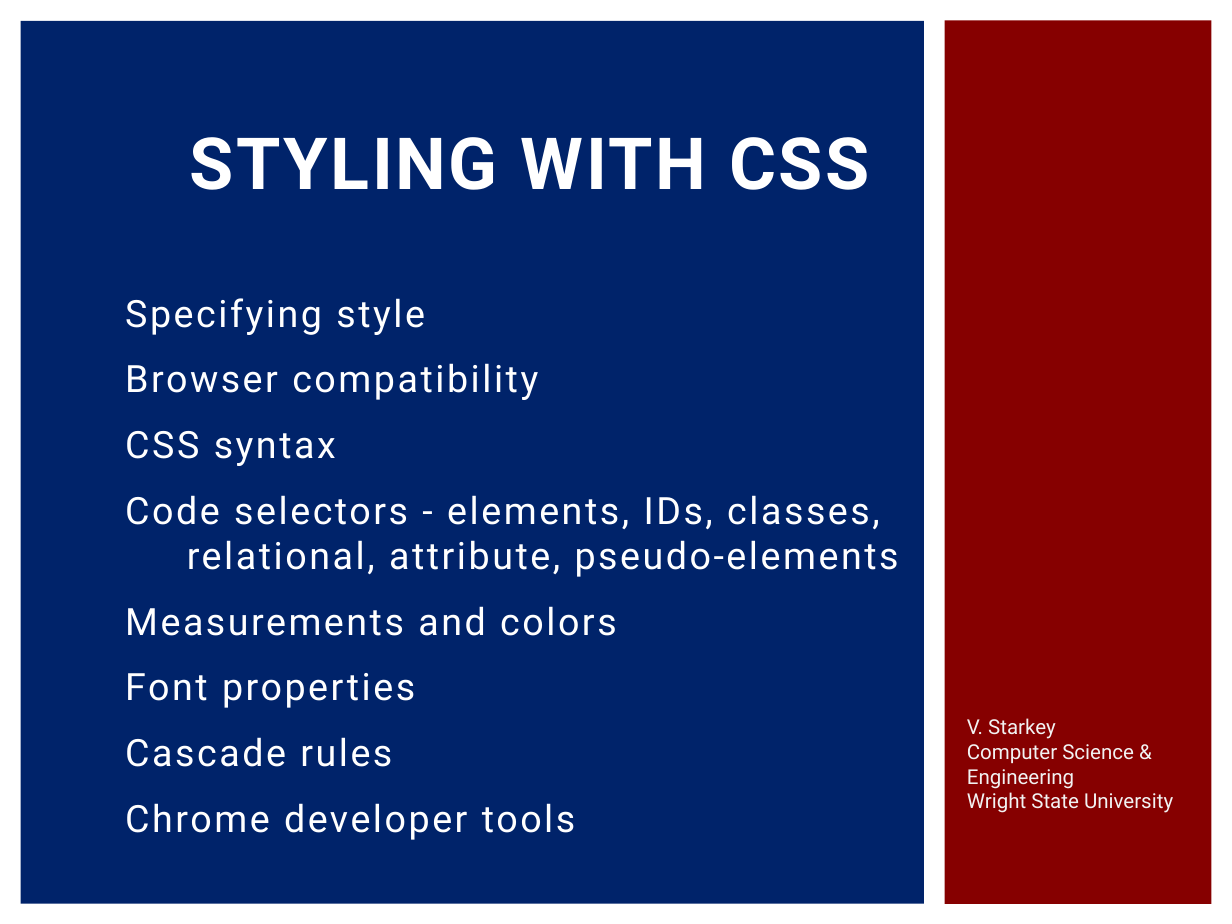
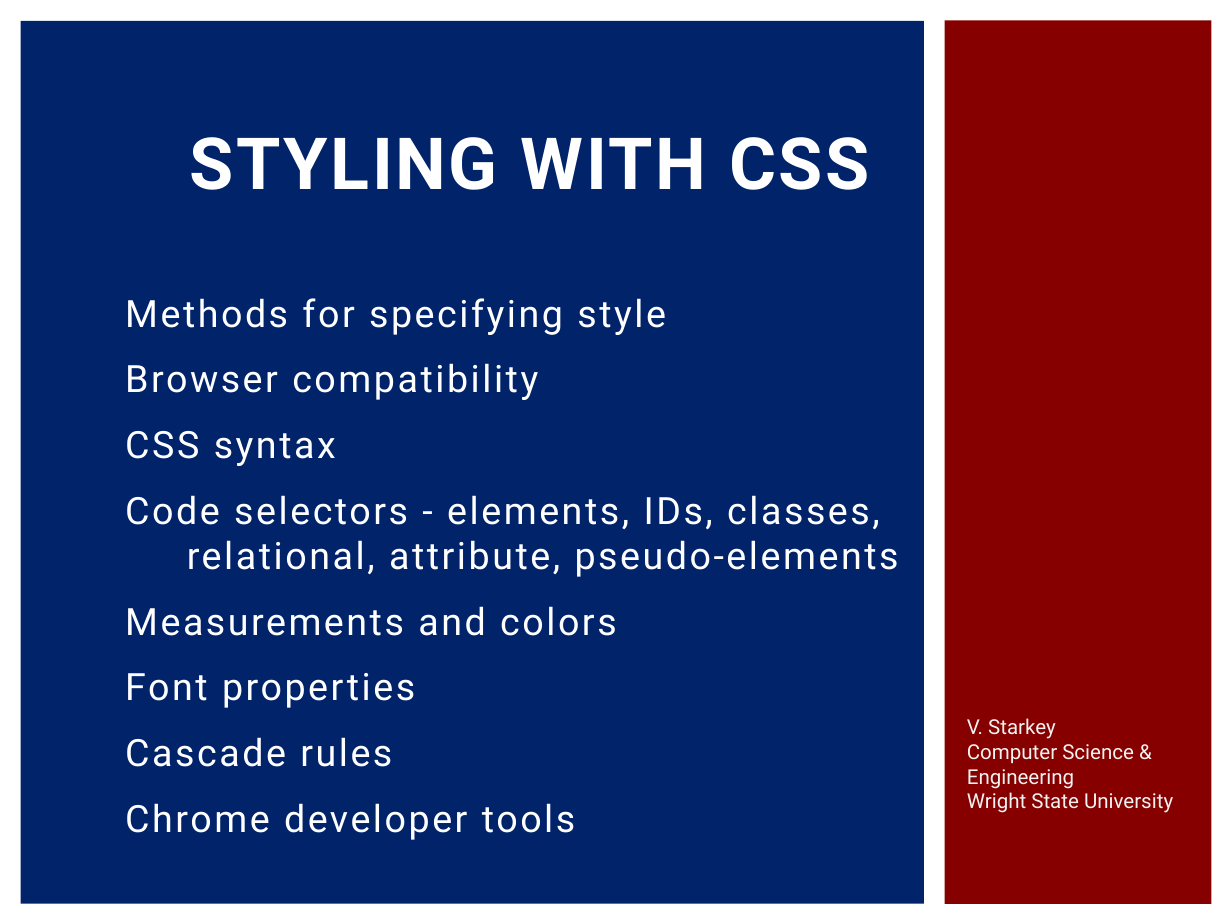
Before and after one commit to ChronoAnomaly/CS-2800, a slide deck: slide 1 of Stylng with CSS.pptx. Drawn at 1232x924 pixels with LibreOffice and Linux fonts; fonts in the diff are those of the drawing. Boxes give left, top, right and bottom in pixels: in the first picture for what was removed or moved away, otherwise in the second. Text is boxed around its words. In the diff, an @@ line names an element or a change of style, - is before the commit and + after.

```diff
--- a/Stylng with CSS.pptx
+++ b/Stylng with CSS.pptx
@@ subtitle at [125,298,666,335]: text changed @@
-Specifying style
+Methods for specifying style
```
Also in this commit, not shown: 5 other slides changed, 2 other files.
